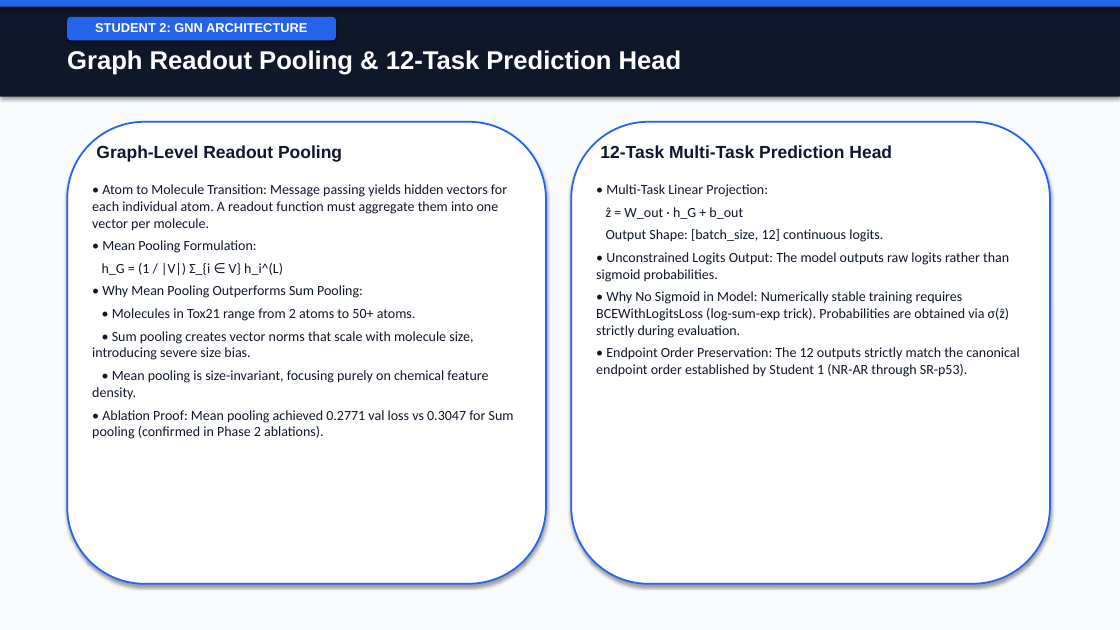
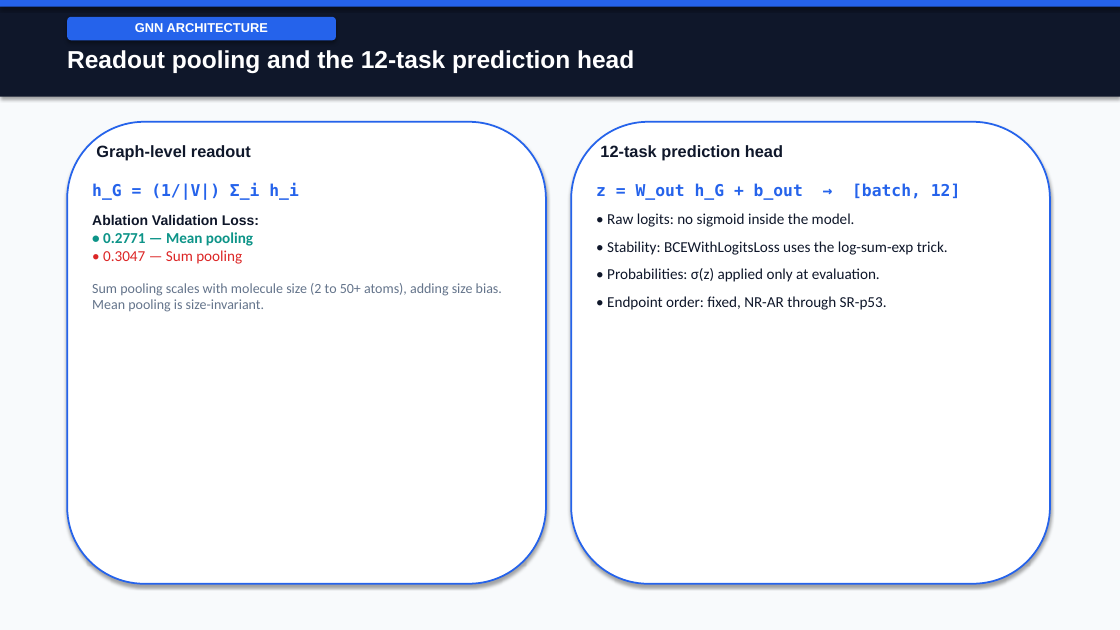
Before and after one commit to shouryapratap132006/Molecular-Toxicity-Prediction, a slide deck: slide 9 of reports/final_presentation/phase2_final_presentation.pptx. Drawn at 1120x630 pixels with LibreOffice and Linux fonts; fonts in the diff are those of the drawing. Boxes give left, top, right and bottom in pixels: in the first picture for what was removed or moved away, otherwise in the second. Text is boxed around its words. In the diff, an @@ line names an element or a change of style, - is before the commit and + after.

```diff
--- a/reports/final_presentation/phase2_final_presentation.pptx
+++ b/reports/final_presentation/phase2_final_presentation.pptx
@@ text in rounded rectangle at bbox=[135, 23, 268, 32]: text changed @@
-STUDENT 2: GNN ARCHITECTURE
+GNN ARCHITECTURE
@@ text at bbox=[67, 50, 634, 73]: text changed; size 22 to 21 pt @@
-Graph Readout Pooling & 12-Task Prediction Head
+Readout pooling and the 12-task prediction head
@@ text at bbox=[96, 145, 251, 161]: text changed; size 15 to 14 pt @@
-Graph-Level Readout Pooling
+Graph-level readout
@@ text at bbox=[600, 145, 783, 161]: text changed; size 15 to 14 pt @@
-12-Task Multi-Task Prediction Head
+12-task prediction head
@@ text at bbox=[92, 183, 502, 312]: text changed; text colour #0F172A to #64748B @@
-• Atom to Molecule Transition: Message passing yields hidden vectors for each individual atom. A readout function must aggregate them into one vector per molecule.
-• Mean Pooling Formulation:
-h_G = (1 / |V|) Σ_{i ∈ V} h_i^(L)
-• Why Mean Pooling Outperforms Sum Pooling:
-• Molecules in Tox21 range from 2 atoms to 50+ atoms.
-• Sum pooling creates vector norms that scale with molecule size, introducing severe size bias.
-• Mean pooling is size-invariant, focusing purely on chemical feature density.
-• Ablation Proof: Mean pooling achieved 0.2771 val loss vs 0.3047 for Sum pooling (confirmed in Phase 2 ablations).
+h_G = (1/|V|) Σ_i h_i
+Ablation Validation Loss:
+• 0.2771 — Mean pooling
+• 0.3047 — Sum pooling
+Sum pooling scales with molecule size (2 to 50+ atoms), adding size bias. Mean pooling is size-invariant.
@@ text at bbox=[596, 183, 948, 310]: text changed; size 12 to 13 pt @@
-• Multi-Task Linear Projection:
-ẑ = W_out · h_G + b_out
-Output Shape: [batch_size, 12] continuous logits.
-• Unconstrained Logits Output: The model outputs raw logits rather than sigmoid probabilities.
-• Why No Sigmoid in Model: Numerically stable training requires BCEWithLogitsLoss (log-sum-exp trick). Probabilities are obtained via σ(ẑ) strictly during evaluation.
-• Endpoint Order Preservation: The 12 outputs strictly match the canonical endpoint order established by Student 1 (NR-AR through SR-p53).
+z = W_out h_G + b_out → [batch, 12]
+• Raw logits: no sigmoid inside the model.
+• Stability: BCEWithLogitsLoss uses the log-sum-exp trick.
+• Probabilities: σ(z) applied only at evaluation.
+• Endpoint order: fixed, NR-AR through SR-p53.
```
Also in this commit, not shown: 19 other slides changed, 1 other file.
